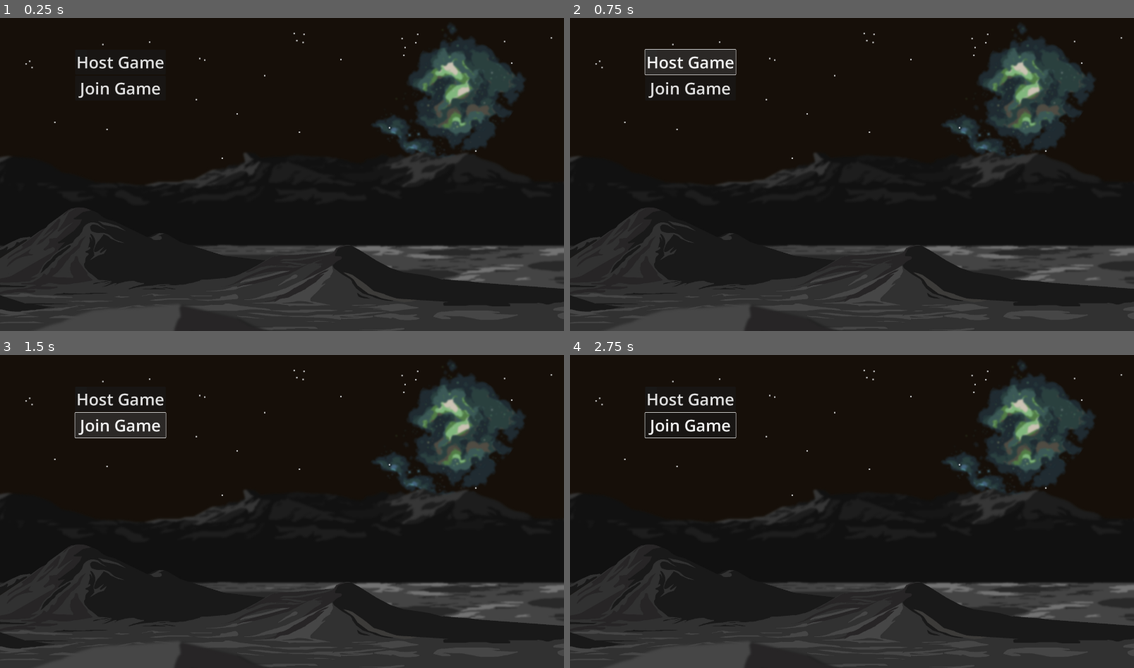
Above: before the commit, frames 1-4 (two rows, left to right).
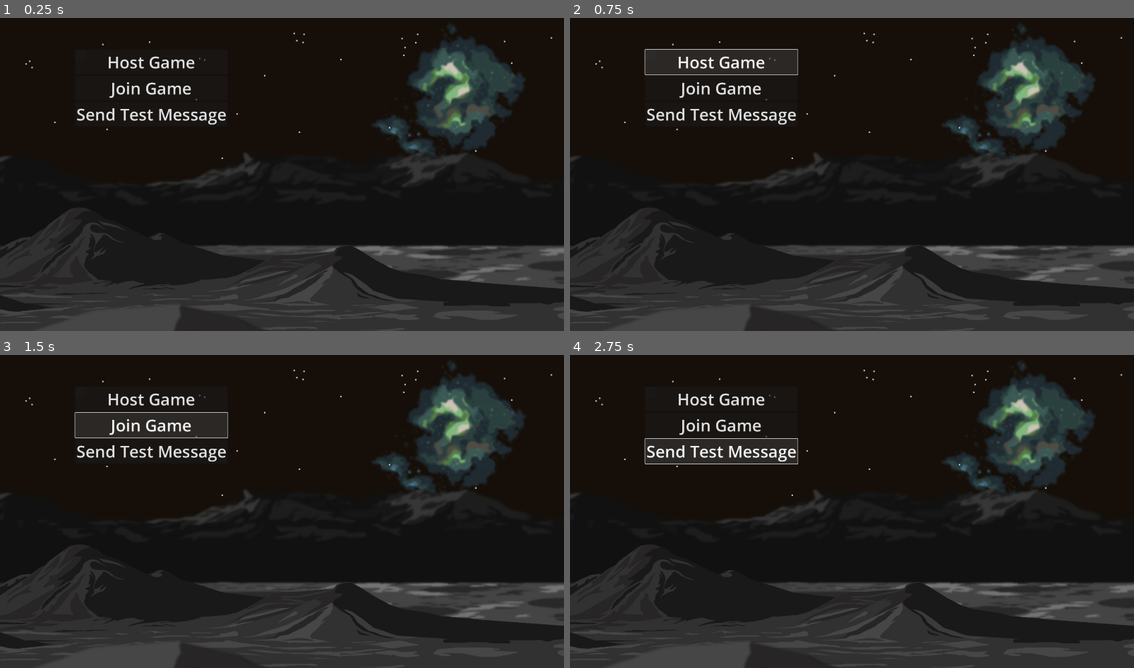
Above: after the commit, the same moments.

Repository: AUTeddy/godot-intro-multiplayer-1
Game: Godot game, scene res://scenes/main_menu.tscn
Two runs of this game, one before a commit and one after it. Both use one fixed random seed, a clock stepped at 60 frames per second and the inputs below.
Inputs (mouse positions are in pixels of both pictures, inside the frame that each line leads up to):
- Up to frame 1 (0.25 s): no input
- Up to frame 2 (0.75 s): click "Host Game" at 0.5 s
- Up to frame 3 (1.5 s): click "Join Game" at 1.25 s
- Up to frame 4 (2.75 s): click (722, 452) at 2 s, where only the run after the commit has a clickable "Send Test Message"

The runs differ from the first frame. In frame 1, 1.3% of the frame differs, in the area x 13-41%, y 12-35%; in frame 2, 2.1%; in frame 3, 2.1%; in frame 4, 3.2%.

Commit message:
Section 1 complete
- added create server and client functions
- created test message RPC
- added server disconnect signals to cleanup orphaned network connections

Diff:
--- a/project.godot
+++ b/project.godot
@@ -15,6 +15,10 @@
 config/features=PackedStringArray("4.4", "Forward Plus")
 boot_splash/image="uid://dyh6r887he05y"
 
+[autoload]
+
+NetworkManager="*res://scripts/network/network_manager.gd"
+
 [display]
 
 window/size/viewport_width=1920
--- a/scenes/main_menu.tscn
+++ b/scenes/main_menu.tscn
@@ -39,3 +39,12 @@
 layout_mode = 2
 theme_override_font_sizes/font_size = 56
 text = "Join Game"
+
+[node name="SendTestMessage" type="Button" parent="Panel/VBoxContainer"]
+layout_mode = 2
+theme_override_font_sizes/font_size = 56
+text = "Send Test Message"
+
+[connection signal="pressed" from="Panel/VBoxContainer/HostGame" to="." method="_on_host_game_pressed"]
+[connection signal="pressed" from="Panel/VBoxContainer/JoinGame" to="." method="_on_join_game_pressed"]
+[connection signal="pressed" from="Panel/VBoxContainer/SendTestMessage" to="." method="_on_send_test_message_pressed"]
--- a/scripts/main_menu.gd
+++ b/scripts/main_menu.gd
@@ -1 +1,20 @@
 extends Control
+
+
+func _on_host_game_pressed() -> void:
+	NetworkManager.create_server()
+
+
+func _on_join_game_pressed() -> void:
+	NetworkManager.create_client()
+
+
+func _on_send_test_message_pressed() -> void:
+	_send_test_message.rpc("Hello there!")
+
+@rpc("any_peer", "call_remote")
+func _send_test_message(message: String):
+	print("Message [%s] received on peer [%s], from peer [%s]." %
+		[message,
+		get_tree().get_multiplayer().get_unique_id(),
+		get_tree().get_multiplayer().get_remote_sender_id()])
--- /dev/null
+++ b/scripts/network/network_manager.gd
@@ -0,0 +1,25 @@
+extends Node
+
+const SERVER_PORT: int = 8080
+
+func create_server():
+	var enet_network_peer: ENetMultiplayerPeer = ENetMultiplayerPeer.new()
+	enet_network_peer.create_server(SERVER_PORT)
+	get_tree().get_multiplayer().multiplayer_peer = enet_network_peer
+	print("Server created!")
+
+func create_client(host_ip: String = "localhost", host_port: int = SERVER_PORT):
+	_setup_client_connection_signals()
+
+	var enet_network_peer: ENetMultiplayerPeer = ENetMultiplayerPeer.new()
+	enet_network_peer.create_client(host_ip, host_port)
+	get_tree().get_multiplayer().multiplayer_peer = enet_network_peer
+	print("Client peer created!")
+
+func _setup_client_connection_signals():
+	if not get_tree().get_multiplayer().server_disconnected.is_connected(_server_disconnected):
+		get_tree().get_multiplayer().server_disconnected.connect(_server_disconnected)
+
+func _server_disconnected():
+	print("Server disconnected")
+	get_tree().get_multiplayer().multiplayer_peer = null
Not shown, added: scripts/network/network_manager.gd.uid
